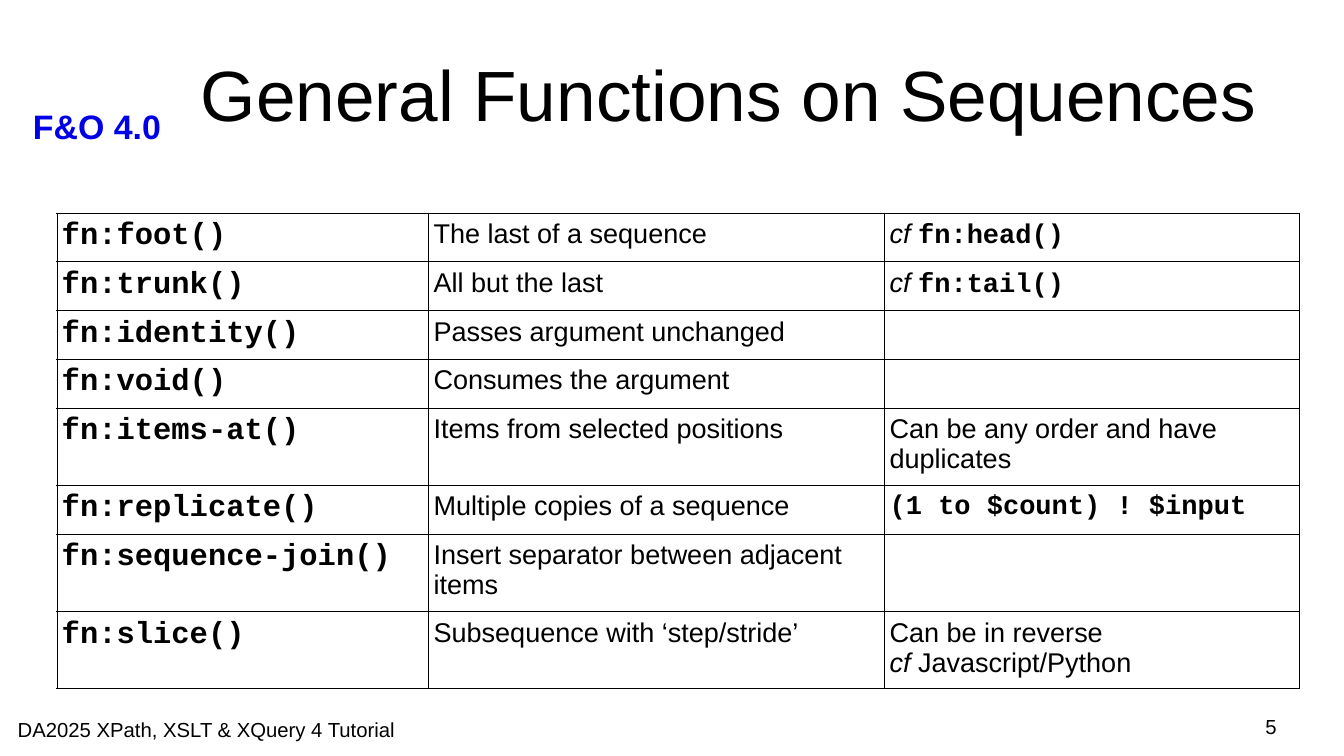
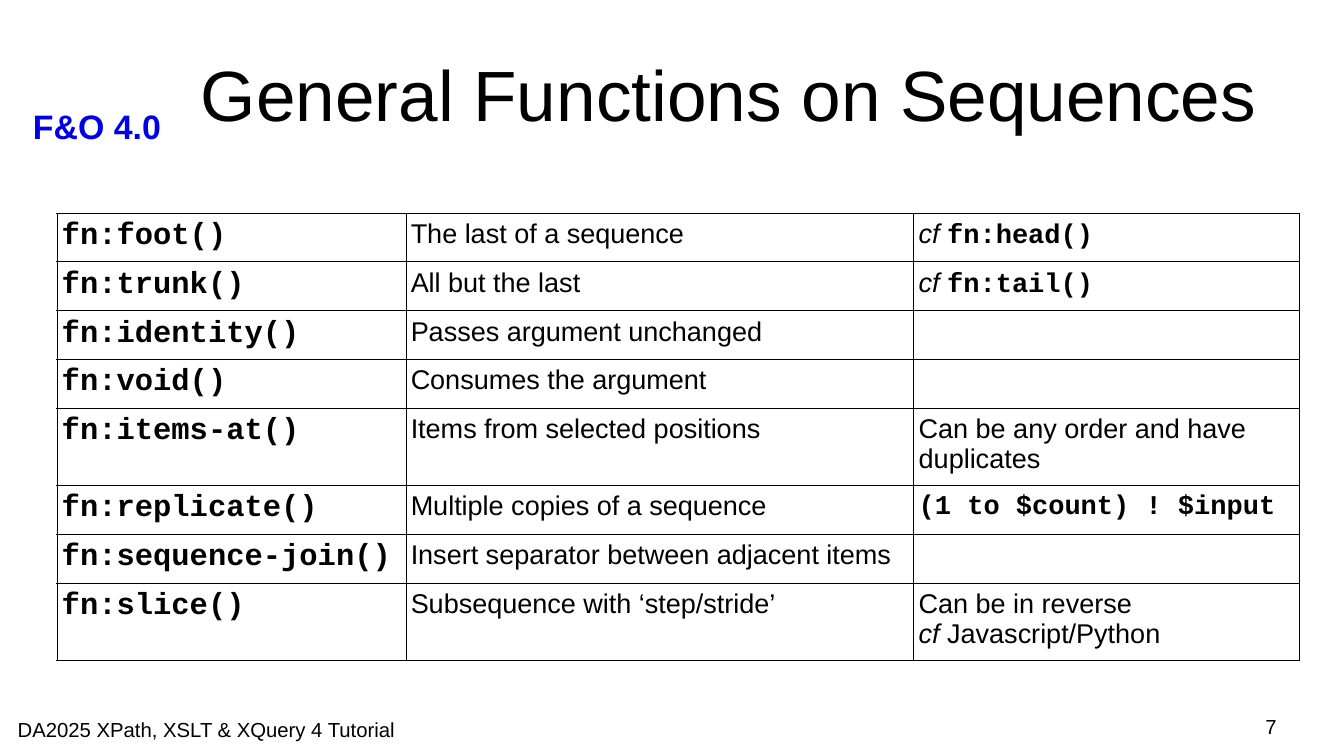
Before and after one commit to johnlumley/johnlumley.github.io, a slide deck: slide 7 of DA2025/slides/QT4-FO.odp (slide 5 before the commit). Drawn at 1344x756 pixels with LibreOffice and Linux fonts; fonts in the diff are those of the drawing; background and template pictures are left out. Boxes give left, top, right and bottom in pixels: in the first picture for what was removed or moved away, otherwise in the second. Text is boxed around its words. In the diff, an @@ line names an element or a change of style, - is before the commit and + after.

```diff
--- a/DA2025/slides/QT4-FO.odp
+++ b/DA2025/slides/QT4-FO.odp
@@ table: place and size @@
-table at [57,213,1300,681]
+table at [57,213,1300,652]
@@ page number at [1265,720,1276,734]: text changed @@
-5
+7
```
Also in this commit, not shown: 5 other slides changed, 3 slides added, 4 other files.
